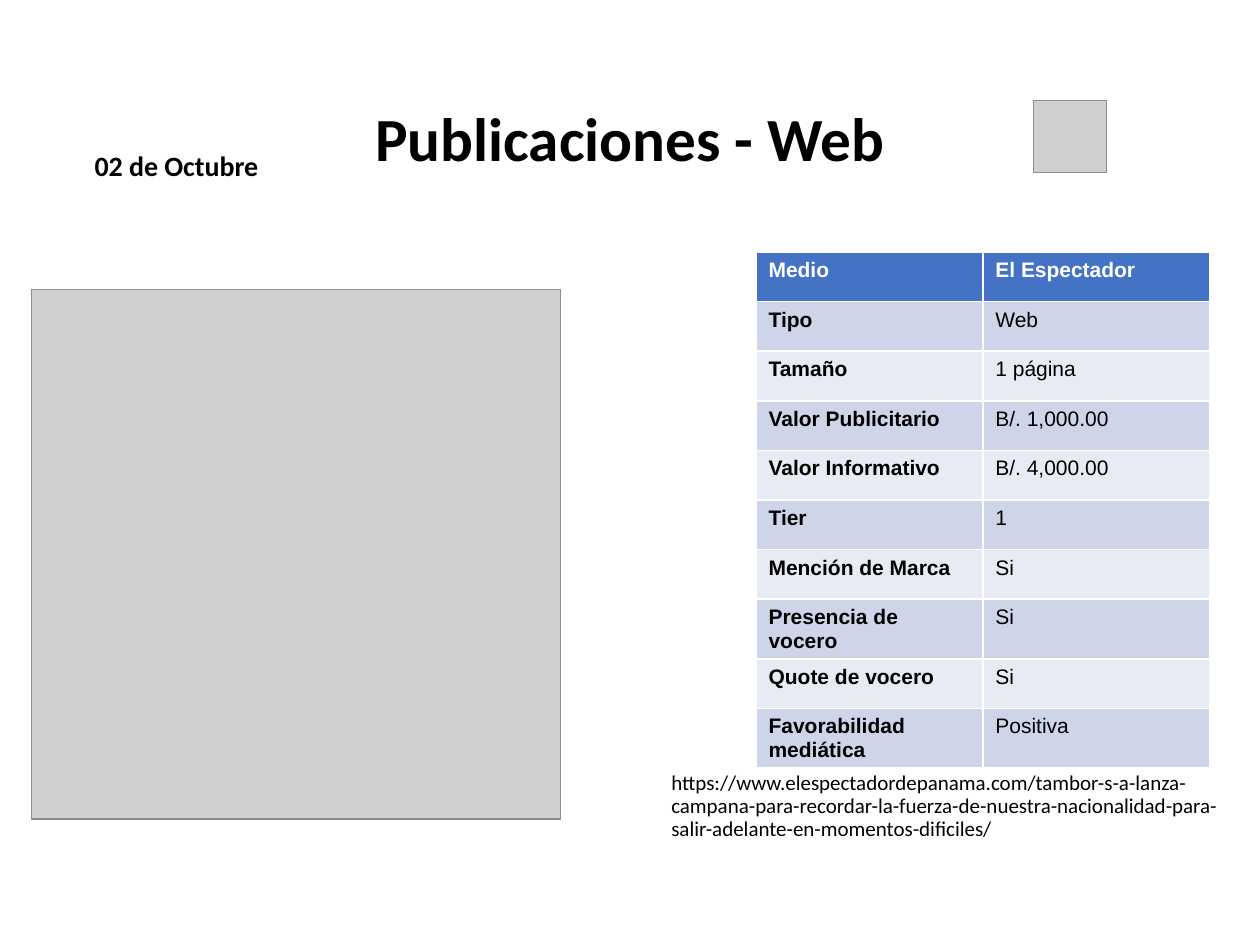
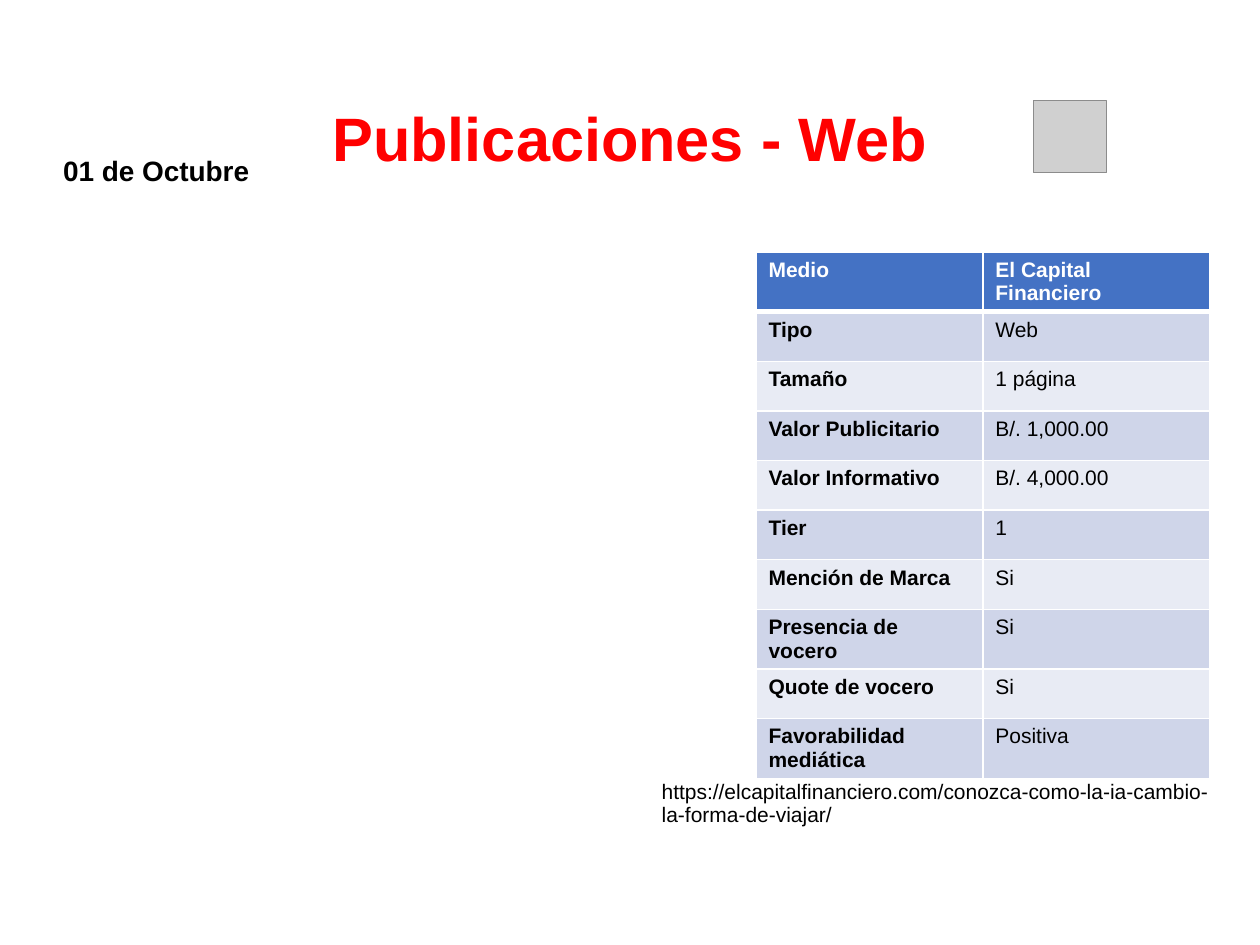
Before and after one commit to dgarci23/Report-Generator, a slide deck: slide 1 of Presentacion Terminada.pptx. Drawn at 1260x945 pixels with LibreOffice and Linux fonts; fonts in the diff are those of the drawing; grey boxes stand for pictures; background and template pictures are left out. Boxes give left, top, right and bottom in pixels: in the first picture for what was removed or moved away, otherwise in the second. Text is boxed around its words. In the diff, an @@ line names an element or a change of style, - is before the commit and + after.

```diff
--- a/Presentacion Terminada.pptx
+++ b/Presentacion Terminada.pptx
@@ title "Publicaciones - Web" at bbox=[332, 116, 926, 162]: font Calibri to Arial, text colour #000000 to #FF0000 @@
@@ text "01 de Octubre" at bbox=[63, 160, 249, 182]: vertical alignment bottom to top @@
@@ text at bbox=[63, 160, 249, 182]: text changed; font Calibri to Arial @@
-02 de Octubre
+01 de Octubre
@@ table at bbox=[756, 252, 1210, 772] @@
-row 1, column 2: El Espectador
+row 1, column 2: El Capital Financiero
@@ picture removed at bbox=[32, 290, 561, 819] @@
@@ text at bbox=[662, 783, 1208, 826]: text changed; font Calibri to Arial @@
-https://www.elespectadordepanama.com/tambor-s-a-lanza-campana-para-recordar-la-fuerza-de-nuestra-nacionalidad-para-salir-adelante-en-momentos-dificiles/
+https://elcapitalfinanciero.com/conozca-como-la-ia-cambio-la-forma-de-viajar/
```
Also in this commit, not shown: 8 other slides changed, 19 slides added, 2 other files.
